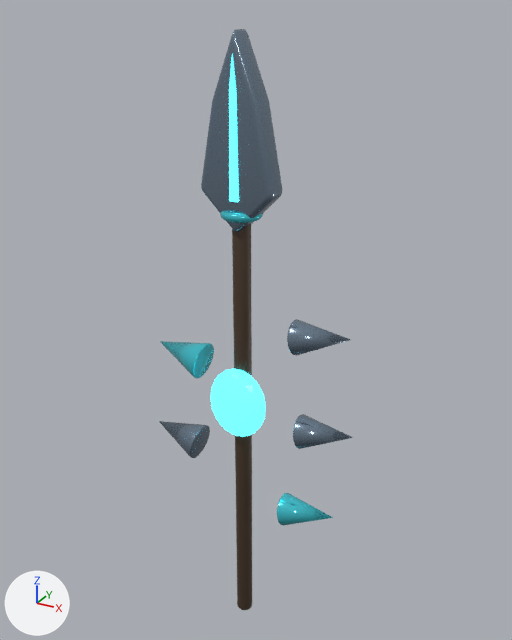
The glTF model public/models/gear/spear_v3.glb: old version first, new version second.
Both versions are drawn from a 50 mm camera at (2.34, -4.05, 2.81) aimed at (0.03, 0.15, 0.71). Lighting does not change. The marker at lower left points along +X, +Y and +Z. The older version comes first. Where no turn or scale is listed for an object, it has been applied to the vertices. Vertices at exactly the same position are counted once.

Names of what the first picture shows: 'SHAFT_SECONDARY', 'SPEAR_COLLAR_ACCENT', 'SPEAR_HEAD_PRIMARY', 'SPEAR_RUNE_EMISSIVE', 'VARIANT_CORE_EMISSIVE', 'VARIANT_SPINE_ACCENT', 'VARIANT_SPINE_ACCENT.001', 'VARIANT_SPINE_PRIMARY', 'VARIANT_SPINE_PRIMARY.001', 'VARIANT_SPINE_PRIMARY.002'.
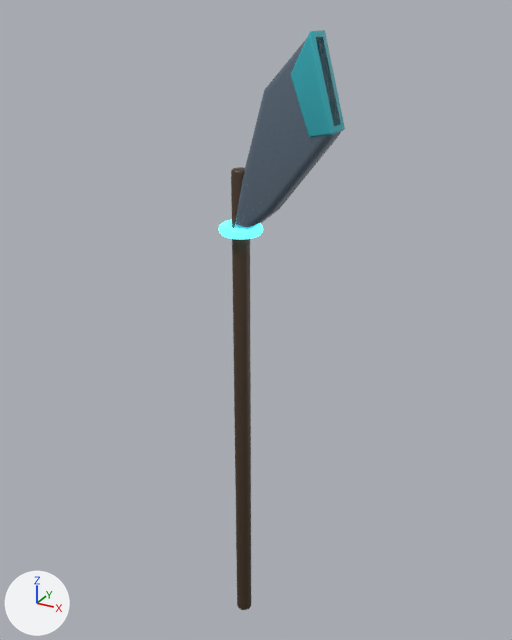
The newer file is also rescaled (x1.053), turned or shifted as a whole; pictures and numbers use the older file's frame.

What changed in the scene script:
```text
Change me_cylinder_014:
    remove me_cylinder_014.from_pydata(...)  # 224 vertices, 444 faces; spans x -0.06..0.06, y -0.06..0.06, z -1.9..1.9
    add me_cylinder_014.from_pydata(...)  # 208 vertices, 412 faces; spans x -0.06..0.06, y -0.06..0.06, z -1.9..1.9
    me_cylinder_014 part 1
    63 vertices are removed from x -0.06..0.06, y -0.06..0.06, z -1.9..1.9
    290 faces are deleted
    12 vertices in x -0.03..0.05, y 0.04..0.06, z -1.9..1.9 move by (0.0, -0.01, 0.0)
    6 vertices in x 0.03..0.05, y 0.01..0.06, z -1.9..1.89 move by (-0.01, -0.01, 0.0)
    3 vertices in x -0.01..0.06, y 0.03..0.06, z -1.88..1.88 move by (-0.01, 0.0, 0.0)
    32 vertices move within x -0.05..0.06, y -0.05..0.06, z -1.9..1.9
    47 vertices are added at x -0.06..0.05, y -0.06..0.05, z -1.9..1.9
    258 new faces join them
Remove ob_spear_head_primary:
    ob_spear_head_primary = bpy.data.objects.new('SPEAR_HEAD_PRIMARY', me_spear_head_002)
Remove ob_spear_rune_emissive:
    ob_spear_rune_emissive = bpy.data.objects.new('SPEAR_RUNE_EMISSIVE', me_spear_rune_002)
Remove ob_spear_collar_accent:
    ob_spear_collar_accent = bpy.data.objects.new('SPEAR_COLLAR_ACCENT', me_torus_061)
Remove ob_variant_spine_accent:
    ob_variant_spine_accent = bpy.data.objects.new('VARIANT_SPINE_ACCENT', me_cone_021)
Remove ob_variant_spine_primary:
    ob_variant_spine_primary = bpy.data.objects.new('VARIANT_SPINE_PRIMARY', me_cone_022)
Remove ob_variant_spine_primary_001:
    ob_variant_spine_primary_001 = bpy.data.objects.new('VARIANT_SPINE_PRIMARY.001', me_cone_023)
Remove ob_variant_spine_accent_001:
    ob_variant_spine_accent_001 = bpy.data.objects.new('VARIANT_SPINE_ACCENT.001', me_cone_024)
Remove ob_variant_spine_primary_002:
    ob_variant_spine_primary_002 = bpy.data.objects.new('VARIANT_SPINE_PRIMARY.002', me_cone_025)
Remove ob_variant_core_emissive:
    ob_variant_core_emissive = bpy.data.objects.new('VARIANT_CORE_EMISSIVE', me_icosphere_034)
Add ob_glaive_collar_emissive:
    ob_glaive_collar_emissive = bpy.data.objects.new('GLAIVE_COLLAR_EMISSIVE', me_torus_024)  # a torus around z (ring radius 0.114, tube radius 0.038) spanning x -0.152..0.152, y -0.152..0.152, z -0.038..0.038; in mat_deep_emissive (cyan #307c8b, glowing cyan #50edff)
    ob_glaive_collar_emissive.location = (-0.004, -0.003, 1.442)
Add ob_glaive_edge_accent:
    ob_glaive_edge_accent = bpy.data.objects.new('GLAIVE_EDGE_ACCENT', me_glaive_edge)  # 152 vertices, 300 faces; spans x 0.401..0.681, y -0.109..0.109, z 2.045..2.633; in mat_deep_accent (cyan #50ddeb)
    ob_glaive_edge_accent.location = (-0.004, -0.003, 0.064)
Add ob_glaive_blade_primary:
    ob_glaive_blade_primary = bpy.data.objects.new('GLAIVE_BLADE_PRIMARY', me_glaive_blade)  # 144 vertices, 284 faces; spans x -0.031..0.676, y -0.095..0.095, z 1.303..2.622; in mat_deep_primary (greyish blue #8497aa)
    ob_glaive_blade_primary.location = (-0.004, -0.003, 0.064)
```

Changed parts and their boxes [x1, y1, x2, y2] in the pictures (512 x 640 px; the box of a moved part takes in the faces that stretch with it):
'SPEAR_HEAD_PRIMARY', deleted
    before: [201, 29, 282, 232]
'GLAIVE_BLADE_PRIMARY', added
    after: [233, 37, 341, 241]
'SHAFT_SECONDARY', reshaped
    before: [232, 224, 252, 610]
    after: [231, 167, 251, 610]
'GLAIVE_EDGE_ACCENT', added (cyan)
    after: [291, 30, 345, 137]
'VARIANT_CORE_EMISSIVE', deleted (cyan)
    before: [210, 368, 266, 437]
'VARIANT_SPINE_PRIMARY.002', deleted
    before: [287, 319, 350, 356]
'VARIANT_SPINE_ACCENT.001', deleted (cyan)
    before: [160, 341, 214, 378]
'VARIANT_SPINE_PRIMARY.001', deleted
    before: [293, 414, 353, 449]
'SPEAR_RUNE_EMISSIVE', deleted (cyan)
    before: [229, 54, 239, 202]
'VARIANT_SPINE_PRIMARY', deleted
    before: [159, 421, 210, 458]
'VARIANT_SPINE_ACCENT', deleted (cyan)
    before: [277, 493, 333, 525]
'GLAIVE_COLLAR_EMISSIVE', added (cyan)
    after: [219, 220, 263, 239]
'SPEAR_COLLAR_ACCENT', deleted
    before: [220, 210, 263, 223]
part 1 of me_cylinder_014, moved or reshaped
    before: [249, 333, 252, 609]
    after: [232, 167, 251, 609]
